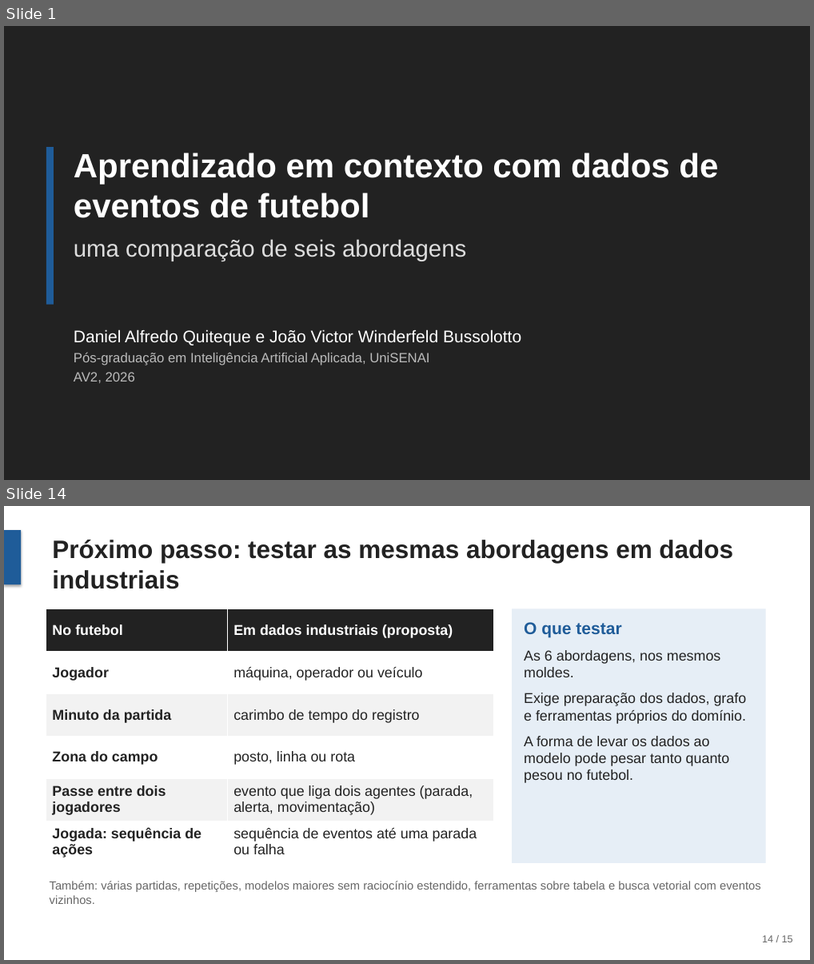
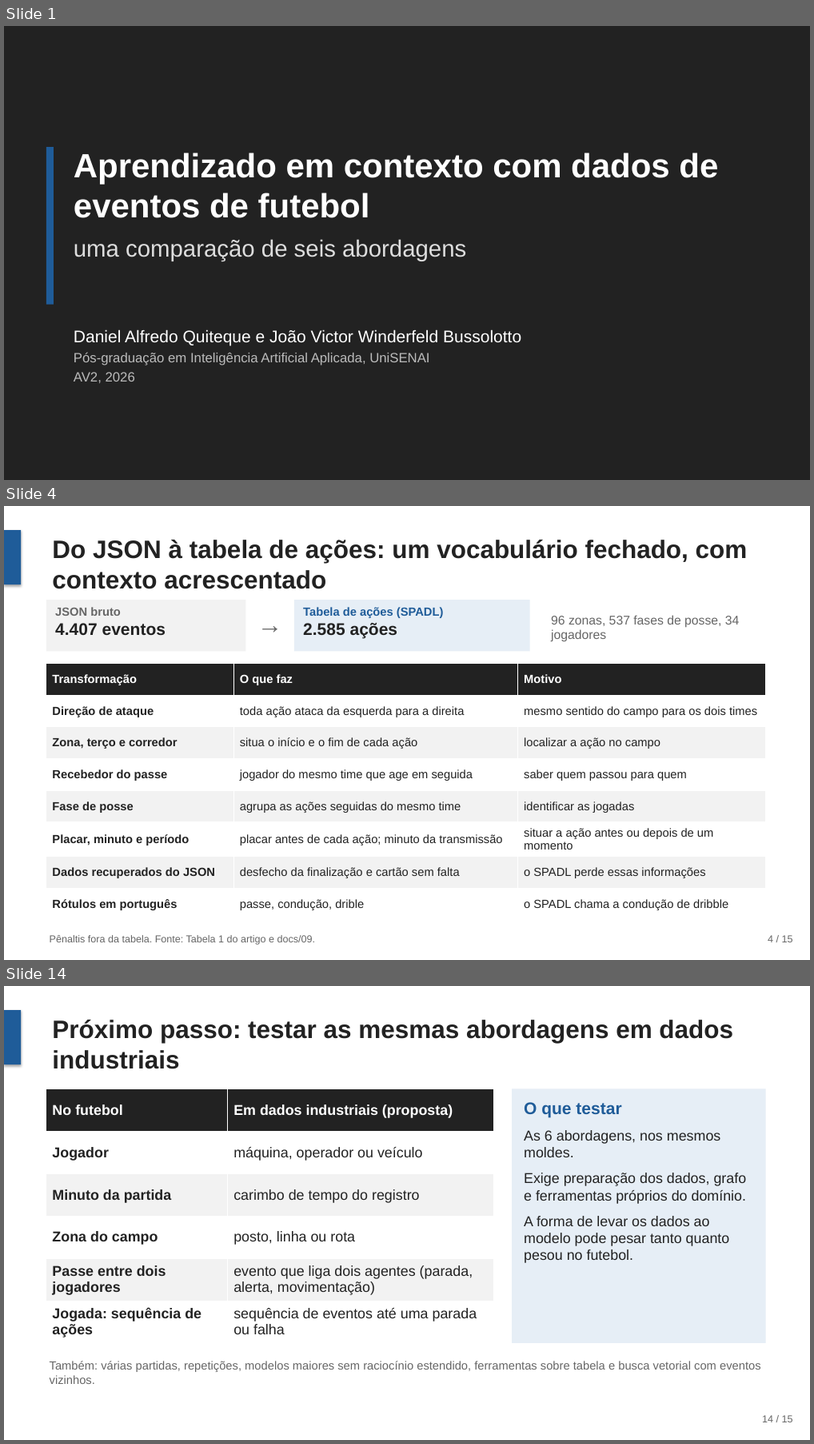
Before and after one commit to joaowinderfeldbussolotto/football-tactics-knowledge-graph, a slide deck: apresentacao/apresentacao.pptx. Shown one above the other, each under a label of ours: slides 1 and 14 before the commit, slides 1, 4 and 14 after it; the slides between them are not shown. The pictures are 814x964 and 814x1444 pixels, drawn with LibreOffice and Linux fonts; fonts in the diff are those of the drawing. Boxes give left, top, right and bottom in pixels: in the first picture for what was removed or moved away, otherwise in the second. Text is boxed around its words. In the diff, an @@ line names an element or a change of style, - is before the commit and + after.

```diff
--- a/apresentacao/apresentacao.pptx
+++ b/apresentacao/apresentacao.pptx
@@ slide 4 added at (x1=4, y1=506, x2=810, y2=960), background #FFFFFF @@
@@ rectangle added at (x1=4, y1=530, x2=21, y2=584), fill #1F5C99 @@
@@ title added at (x1=52, y1=540, x2=748, y2=589), 30 pt, text #222222, bold @@
+Do JSON à tabela de ações: um vocabulário fechado, com contexto acrescentado
@@ rectangle added at (x1=46, y1=600, x2=246, y2=651), fill #F2F2F2 @@
@@ rectangle added at (x1=294, y1=600, x2=530, y2=651), fill #E6EEF6 @@
@@ text added at (x1=55, y1=607, x2=166, y2=635), 20 pt, text #222222, bold @@
+JSON bruto
+4.407 eventos
@@ text added at (x1=246, y1=606, x2=294, y2=648), 30 pt, text #666666 @@
+→
@@ text added at (x1=303, y1=607, x2=444, y2=639), 14 pt, text #1F5C99, bold @@
+Tabela de ações (SPADL)
+2.585 ações
@@ text added at (x1=551, y1=615, x2=740, y2=641), 15 pt, text #666666 @@
+96 zonas, 537 fases de posse, 34 jogadores
@@ table added at (x1=46, y1=664, x2=766, y2=917), 8 rows, 3 columns @@
+Transformação | O que faz | Motivo
+Direção de ataque | toda ação ataca da esquerda para a direita | mesmo sentido do campo para os dois times
+Zona, terço e corredor | situa o início e o fim de cada ação | localizar a ação no campo
+Recebedor do passe | jogador do mesmo time que age em seguida | saber quem passou para quem
+Fase de posse | agrupa as ações seguidas do mesmo time | identificar as jogadas
+Placar, minuto e período | placar antes de cada ação; minuto da transmissão | situar a ação antes ou depois de um momento
+Dados recuperados do JSON | desfecho da finalização e cartão sem falta | o SPADL perde essas informações
+Rótulos em português | passe, condução, drible | o SPADL chama a condução de dribble
@@ text added at (x1=50, y1=935, x2=316, y2=944), 12 pt, text #666666 @@
+Pênaltis fora da tabela. Fonte: Tabela 1 do artigo e docs/09.
@@ text added at (x1=768, y1=935, x2=794, y2=942), 12 pt, text #666666 @@
+4 / 15
```
Also in this commit, not shown: 9 slides changed, 2 other slides added, 3 slides removed, 2 other files.
